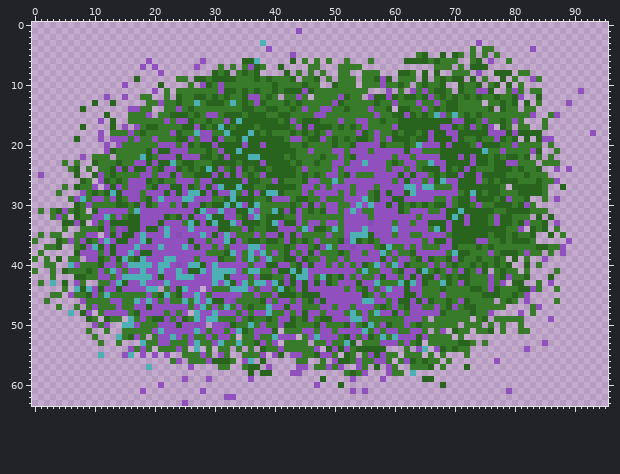
Two states of a pixel-art file, src/assets/flower.aseprite. Above is the file before it was changed.
96x64 pixels, 1 frame.
After:
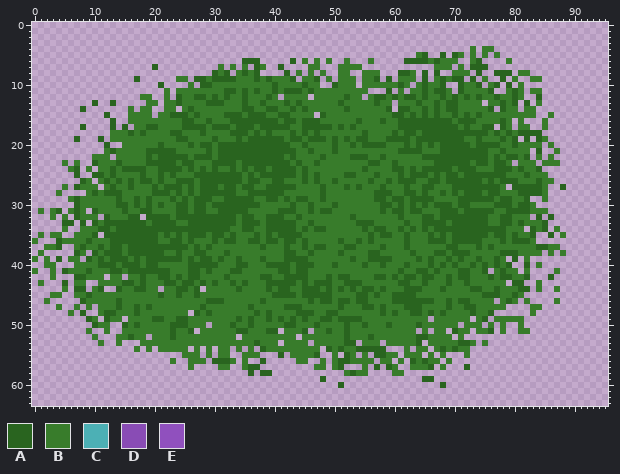
Palette (. is transparent): A #29641f  B #387c2b  C #4cb0b5  D #894cb5  E #9050be
Author's note on the commit: feat: add sprites for all flowers
The exact change:
layer "Layer 2" now hidden
Changed rows in their new state; - is an unchanged pixel.
first column x 1:
 1 -------------------------------------------.-------------------------------------------------
 3 -------------------------------------.-----------------------------------.-------------------
 4 --------------------------------------.-------------------------------------------.----------
 5 ------------------------------------------.--------------------------------------------------
 6 ------------------.--------.--------A--------------------------------------.-----------------
 7 -----------------.-A------.--------.---------------------------------------------------------
 8 --------------------.----------------------------------------------------A-------------------
 9 ---------------------------------------------------------.------------------------B----------
10 --------------.------------A--B--------------------------B-----------------------------------
11 -------------------.----------B-------------B-------------A---B-A--------BB----A----------.--
12 -----------.--.--------------------BB------B------B----B--B------B--------------B------------
13 --------------------.-----B-----B---B------------B---------.---A--A---------------------.----
14 ---------------B.------.--------------------A--BB------B--------A----------------------------
15 ------------------B---------BB----------------.A--------B----B----AB-A------------B---.------
16 ----------.----------B-BA------B-A--------A-------B--AB--------------BA---B----.-------------
17 --------------A-B---------A---A------------B-A--------B----B-------AA---B--A-----------------
18 ----------.----A------A---BAB--B---B------------B----B--B--------A--AA-----BAB-B------------.
19 ----------A-BBB-B--B-----B-BB-B---B-------AA---A--------B-A------A---A------B-------B.-------
20 -----------A-.------ABB-B----B----A--A---------------BAAA------ABAB-A----A-----A-------------
21 -----------B-------A--ABB-----A--A-----------A---AB-BBB-BBBBA-AA----------A--A----.----------
22 -------.---------B--AAA-ABA----A---AA-------------B--AABBAB-BB-BAAA---A-A--------------------
23 ----------------BB-A--A--------------A-----------BB-BBBAAB---BB--BAA----B-----B.-------------
24 -------------B-A--B--AA-----B-B--B----------A----B-BBBABBB-AA-A----A---A--------------.-.----
25 .---------A------AB-AB-B-----A-A-A---A----------BB--A---ABBB-B-AA-----B--A-------------------
26 ----------B----ABA-----AAA-AA-----B----A-----BA--A-BBBBABBA-A-AB-A-BAA---A------------.------
27 ---------B-B-B-ABB--BA--B--A-AB--B----------BB-A-BBA-ABB-ABBBABBAA---A-----------------------
28 -------.----A-BBB-BAA-B-BAB-A-AAA-B-A-AA----B-BABB-B-BB--A-BB-ABABBABA--A--------------------
29 ------AB-BB-B--BA--BBBABABAAA---A------ABA-----A---BBBB--AB--BAAAA--B---A-----A-------.------
30 --------B--------B--AB-A-BA----A-AA-A-------B-B-BA--BBBBBA-B--------A----B-------A-----------
31 ----.-----BBBBA-BAABBBBAAB-ABBAAA--BB--B-A-B----AB-BBB--BABA--AAB--A--B----------------------
32 ---.-----B.A-B---.AAA---A-AAA--AA--AB------A-------BABB-BBBBABB-AABA-A-A----B----------------
33 ------.--A-A-----ABA-AAB-A-A-A--AB-----AA--B-AB-BB-BBAAABBB-BA-BA---B--A----B----B----.------
34 -----------A-AA--A--AAAAAAAAAA----A-----AAA-AB---B-BBBABAABBABABA-A-A-----------B------------
35 --------BA-A-A--AAAABABABAAAB-ABA---A-AB-A-A----B--BBBB-BAA-BA--BABA-------------------------
36 -----B-B--BBA--AAA-ABBAAB-BB-ABA-B-------A----B----BB----BBBBABB-A--B----AB-------------.----
37 --------BB-B-ABAAAAAAAAAAB-BA-B-BBBBBA-----BA--AB-BAABBB--B--A-B---BA------------------.-----
38 -------B.A-A-ABAA--AABBABBAA----BB-BBB-B--A-B-B-----BB-AAB-B---BBBAA-A-----B-----B-----B-----
39 --------AB--A-A--BAAAAAABA-AAB---A-B-AB----A---B--B-ABBAA-A-BB--B----B--------------.--------
40 -----.B----AA-AAABAABBBBBAA-AABBBAA-BB--AA--A-BB-A-B-B--BA-BB----A-A-------------------------
41 ----------B-AA-AAAAAAABBB--BABBBAA-BB--B--B-ABBBBBBBB-B--BB--BB-A---B-A--B-------------------
42 ----------B.-B.BBABB-ABABAABBBB-BBB-B----A-AAB-B---A-B--A-BA-A-B--B--------A--A--------------
43 --.---B-----BB-ABABBBAABAABABABB-BA-BBAA-A-B-B-A--BAA-BBB---A-BB---B--B----B-B-------.-------
44 ------A-.B-..-BBAABB--B-ABA-B---BABB-BA-A--B-AABABA-A--A-ABBB-AA-----------B------.----------
45 -----.---B-B------B--B--BBAB-BBBBB--B--A-------AABBBBA--A-BAA--B---B-------------.-----------
46 -------A----BA--BBBB-B--B-BBA--BB-----B-BB-B--B-ABAABAABBB-A--A-A-----A----------B-----------
47 ---------.---A--AB-BBBBBB-BA-B-B-B----BBB-AA---BB-AB-BAA---B--AA--B--B-------------B---------
48 -----B--.--AABB--BBBB-B-B-ABABBBB-B-ABA--B-A-AB-AAB-B-B-BAB-B-AABAB--------A----.------------
49 ---------------B-B---B-A--BBBB---A------AB---B---BAAAAB------BBB---------------------.-------
50 ---------A-B--ABA---BBA-ABBB-BBB---A-B--B------B----B--B-B---B-------------------------------
51 -------------------BBBABBA.B-BB-BA--BBA-----A.-BA-BABBB-B-BB--B.---B-------------------------
52 -------------B--B---BBAB-B--B-BB----B--BBBB--BBBBB--B-B--B-BBBB-A----------------------------
53 -----------------B--BB---BB--BB--B---B-B--------B--A-----.BB-B----------------------.--------
54 ---------------.-.-----B--B-------------B-----B--B-B-----------BB-B--------------.-----------
55 ----------.---..-.-.-.-----.--B------.-.--BB---..------.-A-----------------------------------
56 -----------------------.----.-----B.-------------B---B--.B---.--------------.----------------
57 ------------------.------B------------.----..---.-A--.----A----------------------------------
58 ------------------------------------------..----------B---.---.------------------------------
59 ------------------------.---.------.----------------.----.-----------------------------------
60 --------------------.-------------------------.----------------------------------------------
61 -----------------.---------.------------------------.-.-----------------------.--------------
62 -------------------------------..------------------------------------------------------------
63 ------------------------.--------------------------------------------------------------------
